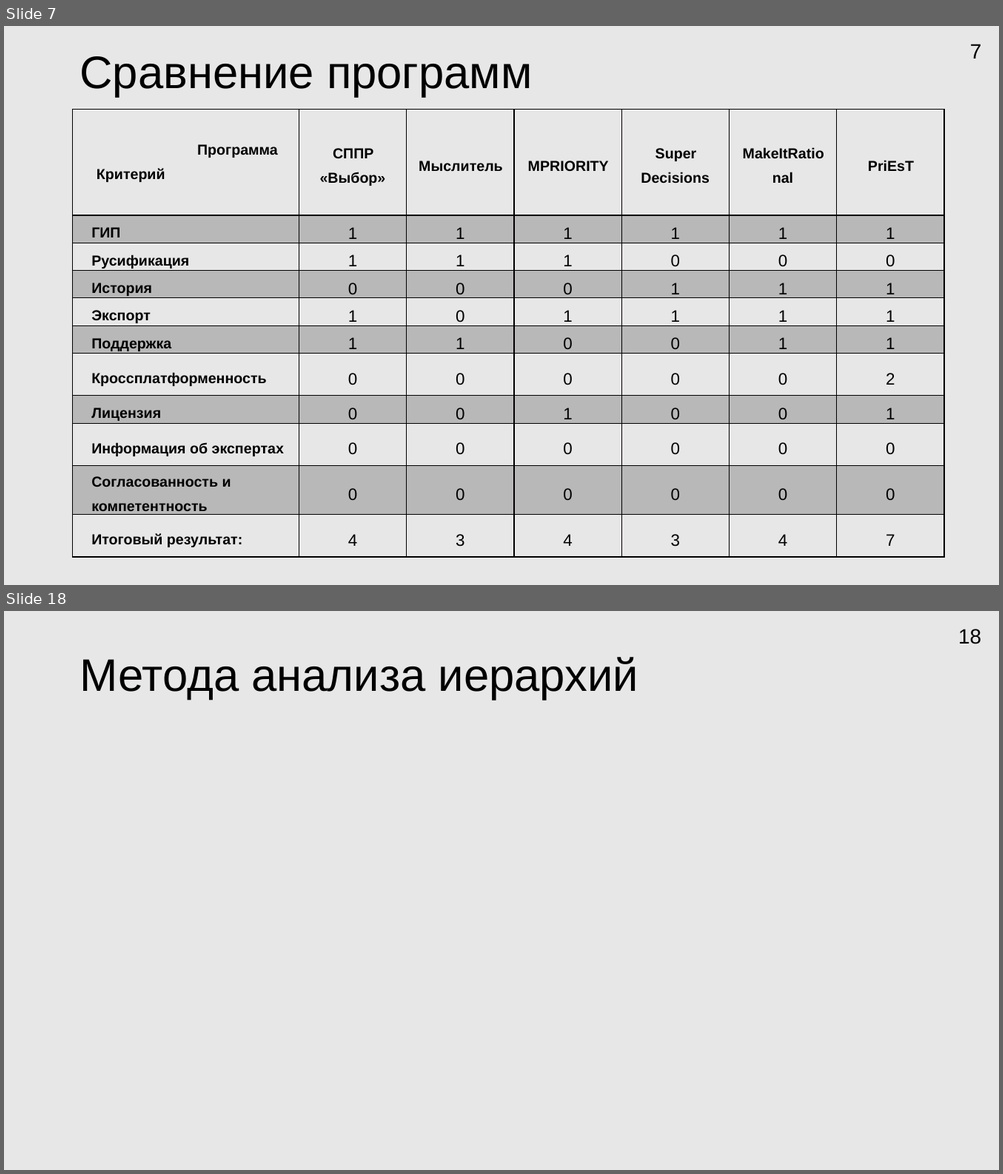
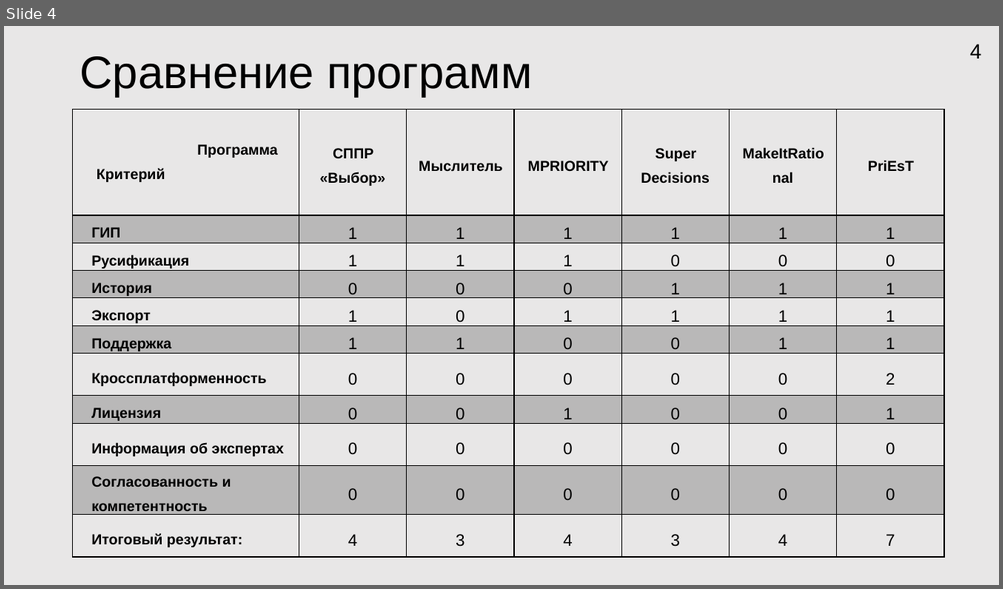
Before and after one commit to HORNetpy/testgitrepo, a slide deck: Docs/Мои документы/Презентация Microsoft PowerPoint.pptx. Shown one above the other, each under a label of ours: slides 7 and 18 before the commit, slide 4 after it; the slides between them are not shown. The pictures are 1003x1174 and 1003x589 pixels, drawn with LibreOffice and Linux fonts; fonts in the diff are those of the drawing. Boxes give left, top, right and bottom in pixels: in the first picture for what was removed or moved away, otherwise in the second. Text is boxed around its words. In the diff, an @@ line names an element or a change of style, - is before the commit and + after.

```diff
--- a/Docs/Мои документы/Презентация Microsoft PowerPoint.pptx
+++ b/Docs/Мои документы/Презентация Microsoft PowerPoint.pptx
@@ slide 18 removed at bbox=[4, 611, 999, 1170], background #E9E7E7 @@
@@ page number removed at bbox=[958, 629, 981, 644] @@
-18
@@ title removed at bbox=[79, 657, 638, 699] @@
-Метода анализа иерархий
@@ what was slide 7 is now slide 4 @@
@@ page number at bbox=[970, 44, 982, 59]: text changed @@
-7
+4
```
Also in this commit, not shown: 5 slides changed, 3 slides added, 12 other slides removed, 13 other files.
